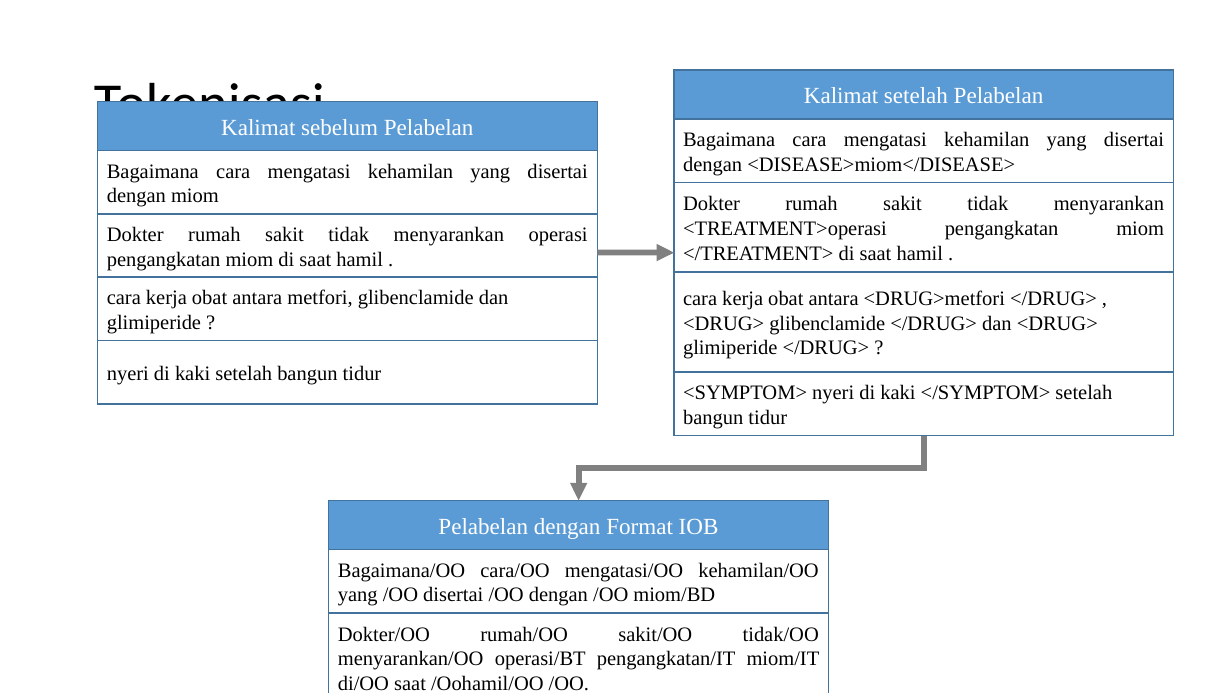
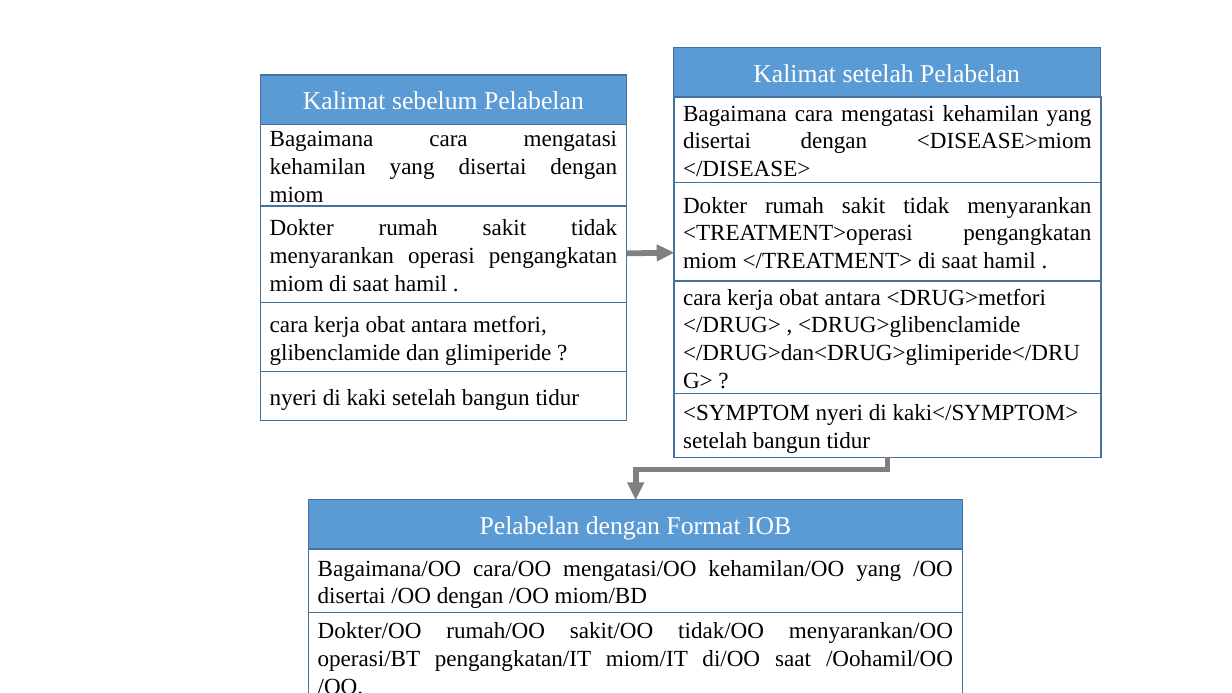
Before and after one commit to valdirachman/srl-doc, a slide deck: slide 5 of images/MER for QA.pptx. Drawn at 1232x693 pixels with LibreOffice and Linux fonts; fonts in the diff are those of the drawing. Boxes give left, top, right and bottom in pixels: in the first picture for what was removed or moved away, otherwise in the second. Text is boxed around its words. In the diff, an @@ line names an element or a change of style, - is before the commit and + after.

```diff
--- a/images/MER for QA.pptx
+++ b/images/MER for QA.pptx
@@ rectangle "Kalimat setelah Pelabelan": place and size @@
-rectangle "Kalimat setelah Pelabelan" at box(674, 70, 1174, 119)
+rectangle "Kalimat setelah Pelabelan" at box(674, 48, 1101, 97)
@@ title removed at box(94, 74, 325, 135) @@
-Tokenisasi
@@ size 18 to 20 pt in 3 elements at box(309, 500, 963, 549), box(674, 48, 1101, 97), box(261, 75, 627, 124) @@
@@ rectangle "Kalimat sebelum Pelabelan": place and size @@
-rectangle "Kalimat sebelum Pelabelan" at box(98, 102, 598, 151)
+rectangle "Kalimat sebelum Pelabelan" at box(261, 75, 627, 124)
@@ rectangle "Bagaimana cara mengatasi kehamilan yang ...": place and size @@
-rectangle "Bagaimana cara mengatasi kehamilan yang ..." at box(674, 119, 1174, 183)
+rectangle "Bagaimana cara mengatasi kehamilan yang ..." at box(674, 97, 1101, 183)
@@ text in rectangle at box(683, 105, 1092, 177): text changed; size 16 to 18 pt @@
-Bagaimana cara mengatasi kehamilan yang disertai dengan <DISEASE>miom</DISEASE>
+Bagaimana cara mengatasi kehamilan yang disertai dengan <DISEASE>miom </DISEASE>
@@ rectangle "Bagaimana cara mengatasi kehamilan yang ...": place and size @@
-rectangle "Bagaimana cara mengatasi kehamilan yang ..." at box(98, 151, 598, 214)
+rectangle "Bagaimana cara mengatasi kehamilan yang ..." at box(261, 124, 627, 205)
@@ rectangle "Dokter rumah sakit tidak menyarankan ...": place and size @@
-rectangle "Dokter rumah sakit tidak menyarankan ..." at box(98, 214, 598, 278)
+rectangle "Dokter rumah sakit tidak menyarankan ..." at box(261, 206, 627, 302)
@@ rectangle "Dokter rumah sakit tidak menyarankan ...": place and size @@
-rectangle "Dokter rumah sakit tidak menyarankan ..." at box(674, 183, 1174, 273)
+rectangle "Dokter rumah sakit tidak menyarankan ..." at box(674, 183, 1101, 281)
@@ arrow moved from (597, 252) - (674, 252) to (627, 253) - (674, 252) @@
@@ rectangle "cara kerja obat antara <DRUG>metfori ...": place and size @@
-rectangle "cara kerja obat antara <DRUG>metfori ..." at box(674, 273, 1174, 372)
+rectangle "cara kerja obat antara <DRUG>metfori ..." at box(674, 281, 1101, 394)
@@ text in rectangle at box(683, 288, 1080, 365): text changed; size 16 to 18 pt @@
-cara kerja obat antara <DRUG>metfori </DRUG> , <DRUG> glibenclamide </DRUG> dan <DRUG> glimiperide </DRUG> ?
+cara kerja obat antara <DRUG>metfori </DRUG> , <DRUG>glibenclamide </DRUG>dan<DRUG>glimiperide</DRUG> ?
@@ size 16 to 18 pt in 7 elements at box(674, 183, 1101, 281), box(309, 613, 963, 693), box(309, 549, 963, 613), box(261, 206, 627, 302), box(261, 124, 627, 205), box(261, 372, 627, 421), box(261, 303, 627, 372) @@
@@ rectangle "cara kerja obat antara metfori, ...": place and size @@
-rectangle "cara kerja obat antara metfori, ..." at box(98, 277, 598, 341)
+rectangle "cara kerja obat antara metfori, ..." at box(261, 303, 627, 372)
@@ rectangle "nyeri di kaki setelah bangun ...": place and size @@
-rectangle "nyeri di kaki setelah bangun ..." at box(98, 341, 598, 405)
+rectangle "nyeri di kaki setelah bangun ..." at box(261, 372, 627, 421)
@@ rectangle "<SYMPTOM nyeri di kaki</SYMPTOM> setelah ...": place and size @@
-rectangle "<SYMPTOM nyeri di kaki</SYMPTOM> setelah ..." at box(674, 372, 1174, 436)
+rectangle "<SYMPTOM nyeri di kaki</SYMPTOM> setelah ..." at box(674, 394, 1101, 457)
@@ text in rectangle at box(683, 404, 1079, 453): text changed; size 16 to 18 pt @@
-<SYMPTOM> nyeri di kaki </SYMPTOM> setelah bangun tidur
+<SYMPTOM nyeri di kaki</SYMPTOM> setelah bangun tidur
@@ elbow arrow moved from (924, 436) - (579, 500) to (888, 457) - (636, 500) @@
@@ rectangle "Pelabelan dengan Format IOB": place and size @@
-rectangle "Pelabelan dengan Format IOB" at box(329, 500, 829, 549)
+rectangle "Pelabelan dengan Format IOB" at box(309, 500, 963, 549)
@@ rectangle "Bagaimana/OO cara/OO mengatasi/OO kehamilan/OO yang ...": place and size @@
-rectangle "Bagaimana/OO cara/OO mengatasi/OO kehamilan/OO yang ..." at box(329, 550, 829, 614)
+rectangle "Bagaimana/OO cara/OO mengatasi/OO kehamilan/OO yang ..." at box(309, 549, 963, 613)
@@ rectangle "Dokter/OO rumah/OO sakit/OO tidak/OO menyarankan/OO ...": place and size @@
-rectangle "Dokter/OO rumah/OO sakit/OO tidak/OO menyarankan/OO ..." at box(329, 613, 829, 693)
+rectangle "Dokter/OO rumah/OO sakit/OO tidak/OO menyarankan/OO ..." at box(309, 613, 963, 693)
```
Also in this commit, not shown: 9 other slides changed, 2 slides added, 48 other files.
